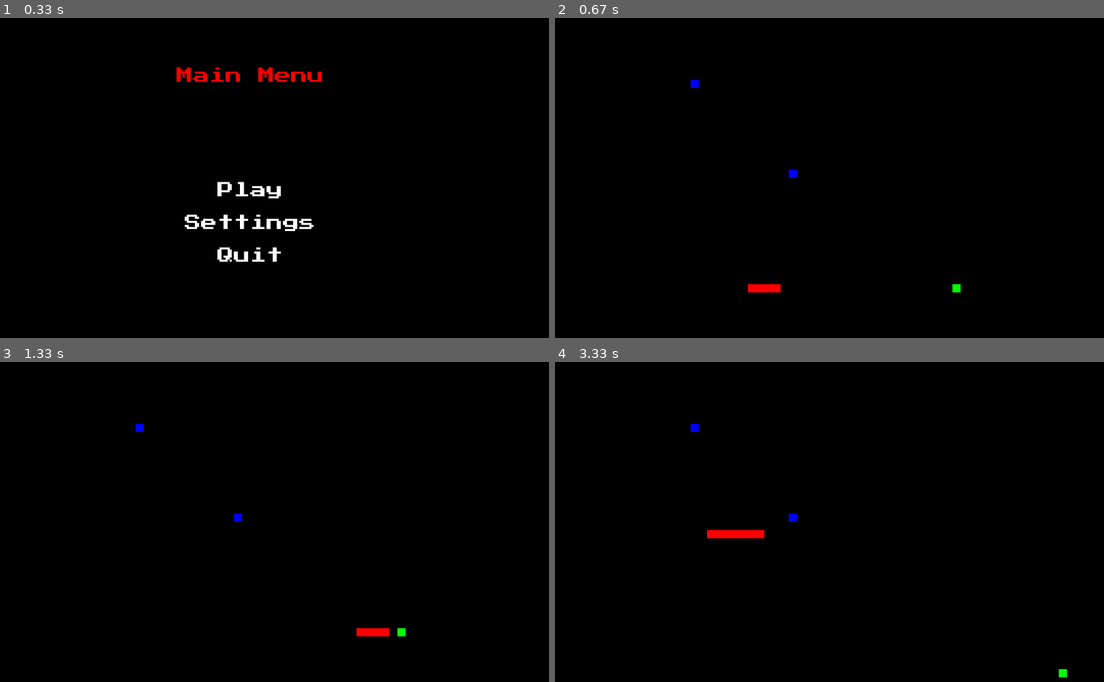
Above: before the commit, frames 1-4 (two rows, left to right).
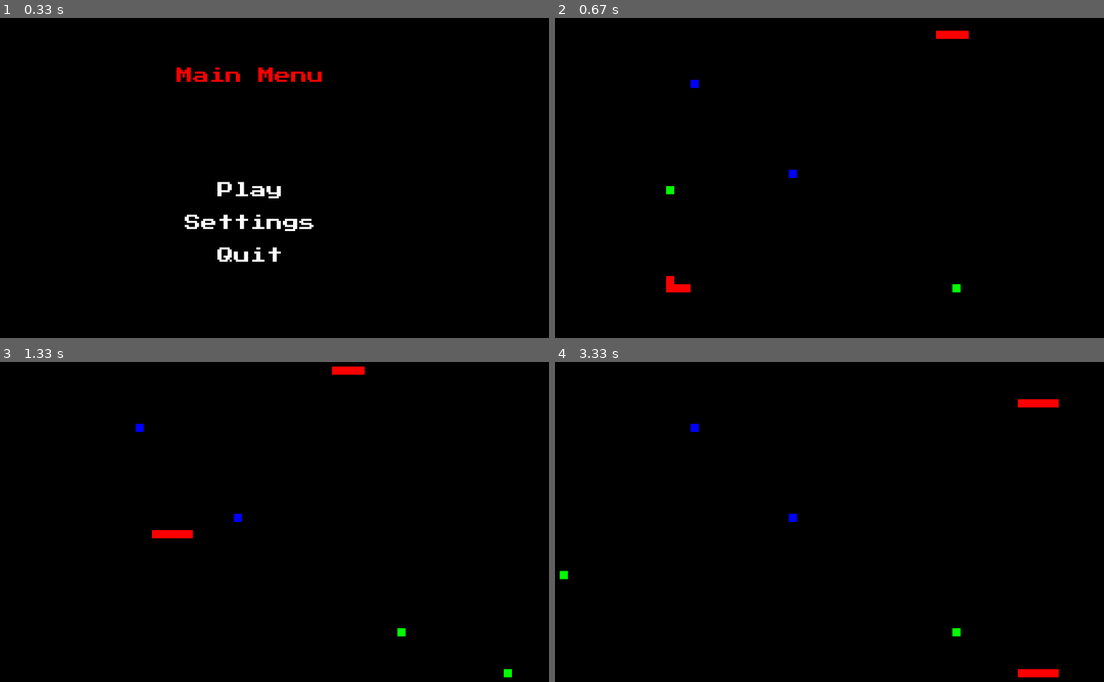
Above: after the commit, the same moments.

Repository: nmurphy101/Pygame2DFramework
Game: pygame game, started from main.py
Two runs of this game, one before a commit and one after it. Both use one fixed random seed, a clock stepped at 60 frames per second and the inputs below.
Inputs (mouse positions are in pixels of both pictures, inside the frame that each line leads up to):
- Up to frame 1 (0.33 s): no input
- Up to frame 2 (0.67 s): click (802, 190) at 0.38 s
- Up to frame 3 (1.33 s): no input
- Up to frame 4 (3.33 s): no input

Frame 1 is identical in both runs. In frame 2, 0.5% of the frame differs, in the area x 20-76%, y 3-86%; in frame 3, 0.6%; in frame 4, 0.8%, in the area x 0-94%, y 11-99%.

Commit message:
Added active garbage collection call to free up memory Modified AI to better deal with portals and not get stuck in a portal target loop Moved some code around to the menus

Diff:
--- a/future_features.txt
+++ b/future_features.txt
@@ -8,10 +8,10 @@
 4. Data structure for objects to optimize collision checking and spawning
     a. "Windows" -> "Chunks" -> "tiles"
 5. Optimize collision checks to be more generic instead of specific so
-   other objects can get their collisions checked.
+   other objects can get their collisions checked. - DONE
 6. Player AI -> Minor #9, #10, #11, #15 - WIP
 7. additional settings
-    - Volume control
+    - Volume control - WIP
     - Window size control
 8. More advanced collision logic for entity interactions
   - like not just killing the other obj when colliding
@@ -21,9 +21,14 @@
 9. immobile enemies
     a. "walls" for future level design
     b. explosive mine
-10. moving enemies - DONE
+10. moving enemies - WIP
+    a. Situational enemy
+    b. Hostile enemy
+    c. Passive enemy - Done
 11. shooting enemies
     a. Only does damage to hit section (tail segment or head)
+    b. loose part of tail for taking damage
+    c. die if hit in the head
 12. consumable-items/pick-ups in level
 13. Level design
     a. Win condition to get to next level (probably reach a certain score)
@@ -47,10 +52,14 @@
         ii. decrease growth amount
         iii. Disalow teleporters
         iv. decrease sight
+    c. Add more complex target acquisition
+        i. to deal with multiple primary targets - WIP
+        ii. to situationally deal with a secondary target - DONE
+
 
 Bugs:
 1. Food was able to spawn onto a portal/tail... That's not right...
-2. The game slows down after awhile with more tail segments
+2. The game slows down after awhile with more tail segments fix performance issues
 
 
 
--- a/pkg/app.py
+++ b/pkg/app.py
@@ -19,6 +19,7 @@
 # import re
 # import queue as q
 # from multiprocessing import Pool, cpu_count, Queue, Process, Manager, Lock
+import gc
 import pygame
 # pylint: disable=no-name-in-module
 from pygame import (
@@ -52,11 +53,11 @@
         mixer.quit()
         mixer.init(44100, -16, 2, 2048)
 
-        UI1 = pygame.mixer.Sound("assets/sounds/8bitsfxpack_windows/UI01.wav")
-        UI2 = pygame.mixer.Sound("assets/sounds/8bitsfxpack_windows/UI02.wav")
-        UI3 = pygame.mixer.Sound("assets/sounds/8bitsfxpack_windows/UI03.wav")
+        UI_1 = pygame.mixer.Sound("assets/sounds/8bitsfxpack_windows/UI01.wav")
+        UI_2 = pygame.mixer.Sound("assets/sounds/8bitsfxpack_windows/UI02.wav")
+        UI_3 = pygame.mixer.Sound("assets/sounds/8bitsfxpack_windows/UI03.wav")
         self.menu_sounds = [
-            UI1, UI2, UI3
+            UI_1, UI_2, UI_3
         ]
 
     def run(self):
@@ -82,6 +83,8 @@
             menu = self.game.play()
             # System/window events to be checked
             self.event_checks(menu)
+            # Free unreferenced memory
+            gc.collect()
             # The game loop FPS
             clock.tick(self.fps)
 
--- a/pkg/snake_game/ai/ai.py
+++ b/pkg/snake_game/ai/ai.py
@@ -73,7 +73,6 @@
             elif entity.pos_y > target[1]:
                 intent = 0
         else:
-            print("Going for second target")
             # Equal, Right, or left  Intent
             if entity.pos_x < entity.secondary_target[0]:
                 intent = 1
@@ -200,7 +199,6 @@
                 dist_oth_portal = math.hypot(entity.target[0] - obj.parent.pos_x, entity.target[1] - obj.parent.pos_y)
                 dist_self = math.hypot(entity.target[0] - entity.pos_x, entity.target[1] - entity.pos_y)
                 if dist_oth_portal < dist_self:
-                    print("Teleport More efficient 1: ", dist_oth_portal, dist_self)
                     if entity.secondary_target:
                         return True
                     else:
@@ -212,7 +210,6 @@
                 dist_oth_portal = math.hypot(entity.target[0] - obj.children[0].pos_x, entity.target[1] - obj.children[0].pos_y)
                 dist_self = math.hypot(entity.target[0] - entity.pos_x, entity.target[1] - entity.pos_y)
                 if dist_oth_portal < dist_self:
-                    print("Teleport More efficient 2: ", dist_oth_portal, dist_self)
                     if entity.secondary_target:
                         return True
                     else:
--- a/pkg/snake_game/entities/entity.py
+++ b/pkg/snake_game/entities/entity.py
@@ -135,6 +135,12 @@
             # Kill self
             self.alive = False
 
+    def grow(self, eaten_obj):
+        pass
+
+    def up_score(self, eaten_obj):
+        pass
+
 
 class Line():
     '''
--- a/pkg/snake_game/game.py
+++ b/pkg/snake_game/game.py
@@ -1,10 +1,10 @@
 #!/usr/bin/env python3
 
 '''
-    Snake Ai
+    Snake Game
     ~~~~~~~~~~
 
-    Its the ai for the snake
+    Defines the game of snake
 
 
     :copyright: (c) 2021 by Nicholas Murphy.
@@ -14,7 +14,6 @@
 
 import os
 import sys
-import time
 # import threading
 # import logging
 # import sys
@@ -152,17 +151,36 @@
 
         # Initilize game objects
         food = Food(self.alpha_screen, self.screen, self.screen_size, self.base_game)
+        food2 = Food(self.alpha_screen, self.screen, self.screen_size, self.base_game)
         # player_snake = Snake(self.alpha_screen, self.screen, self.screen_size, self.base_game, player=True)
         # player_snake.speed = .75
         enemy_snake = Snake(self.alpha_screen, self.screen, self.screen_size, self.base_game)
         enemy_snake.speed = 1
+        enemy_snake2 = Snake(self.alpha_screen, self.screen, self.screen_size, self.base_game)
+        enemy_snake2.speed = 1
         tele_portal = TelePortal(self.alpha_screen, self.screen, self.screen_size, self.base_game)
-        self.obj_dict = {
+        self.obj_dict = { # Order of these objects actually matter
             food.ID: food,
+            food2.ID: food2,
             tele_portal.ID: tele_portal,
             # player_snake.ID: player_snake,
             enemy_snake.ID: enemy_snake,
+            enemy_snake2.ID: enemy_snake2,
         }
+
+    def clean_up(self):
+        '''
+        clean_up
+        ~~~~~~~~~~
+
+        clean_up does stuff
+        '''
+        # Game object list
+        self.obj_dict = {}
+        # AI blackbox
+        self.chosen_ai = DecisionBox()
+        # Menu Obj
+        self.menu = Menu(self)
 
     def collision_checks(self):
         '''
@@ -210,9 +228,9 @@
         '''
         # Collision check between obj1 and other obj2
         if obj1.rect.colliderect(obj2):
-            if (obj1.pos_x, obj1.pos_y) == obj1.secondary_target:
-                print("Resetting secondary target")
+            if obj1.secondary_target:
                 obj1.secondary_target = None
+
             # print(obj1, " Interacting with ", obj2)
             # Do obj2's interaction method
             obj2.interact(obj1)
@@ -257,41 +275,11 @@
         self.menu.menu_option = None
         self.pause_game_music = True
 
-    def toggle_game_music(self):
-        '''
-        toggle_game_music
-        ~~~~~~~~~~
-
-        toggle_game_music does stuff
-        '''
-        self.game_config["settings"]["music"] = not self.game_config["settings"]["music"]
-        with open(self.game_config_file_path, 'w', encoding='utf-8') as _file:
-            json.dump(self.game_config, _file, ensure_ascii=False, indent=4)
-
-    def increase_volume(self):
-        '''
-        increase_volume
-        ~~~~~~~~~~
-
-        increase_volume does stuff
-        '''
-        self.game_config["settings"]["music_volume"] = str(float(self.game_config["settings"]["music_volume"]) + .05)
-        with open(self.game_config_file_path, 'w', encoding='utf-8') as _file:
-            json.dump(self.game_config, _file, ensure_ascii=False, indent=4)
-        pygame.mixer.music.set_volume(float(self.game_config["settings"]["music_volume"]))
-
-    def decrease_volume(self):
-        '''
-        decrease_volume
-        ~~~~~~~~~~
-
-        decrease_volume does stuff
-        '''
-        self.game_config["settings"]["music_volume"] = str(float(self.game_config["settings"]["music_volume"]) - .05)
-        with open(self.game_config_file_path, 'w', encoding='utf-8') as _file:
-            json.dump(self.game_config, _file, ensure_ascii=False, indent=4)
-        pygame.mixer.music.set_volume(float(self.game_config["settings"]["music_volume"]))
-
-
-def psudo_func(name1, name2):
-    pass
+
+def psudo_func():
+    '''
+    psudo_func
+    ~~~~~~~~~~
+
+    psudo_func does stuff
+    '''
--- a/pkg/snake_game/game_config.json
+++ b/pkg/snake_game/game_config.json
@@ -1,7 +1,7 @@
 {
     "settings": {
         "music": true,
-        "music_volume": "0.35000000000000003",
+        "music_volume": "6.938893903907228e-17",
         "effect_volume": ".4",
         "menu_volume": ".4"
     }
--- a/pkg/snake_game/menus/main/main.py
+++ b/pkg/snake_game/menus/main/main.py
@@ -23,6 +23,9 @@
     '''
     # Clear previous frame render
     self.game.screen.fill((0, 0, 0, 0))
+
+    # Clear game objects up to free memory
+    self.game.clean_up()
 
     # Make sure the right menu option is selected
     self.menu_option = 0
--- a/pkg/snake_game/menus/menus.py
+++ b/pkg/snake_game/menus/menus.py
@@ -10,7 +10,8 @@
     :copyright: (c) 2021 by Nicholas Murphy.
     :license: GPLv3, see LICENSE for more details.
 '''
-
+import json
+import pygame
 # pylint: disable=relative-beyond-top-level
 from .main.main import main_menu
 from .pause.pause import pause_menu
@@ -72,3 +73,38 @@
         )
 
         return obj
+
+    def toggle_game_music(self):
+        '''
+        toggle_game_music
+        ~~~~~~~~~~
+
+        toggle_game_music does stuff
+        '''
+        self.game.game_config["settings"]["music"] = not self.game.game_config["settings"]["music"]
+        with open(self.game.game_config_file_path, 'w', encoding='utf-8') as _file:
+            json.dump(self.game.game_config, _file, ensure_ascii=False, indent=4)
+
+    def increase_music_volume(self):
+        '''
+        increase_music_volume
+        ~~~~~~~~~~
+
+        increase_music_volume does stuff
+        '''
+        self.game.game_config["settings"]["music_volume"] = str(float(self.game.game_config["settings"]["music_volume"]) + .05)
+        with open(self.game.game_config_file_path, 'w', encoding='utf-8') as _file:
+            json.dump(self.game.game_config, _file, ensure_ascii=False, indent=4)
+        pygame.mixer.music.set_volume(float(self.game.game_config["settings"]["music_volume"]))
+
+    def decrease_music_volume(self):
+        '''
+        decrease_music_volume
+        ~~~~~~~~~~
+
+        decrease_music_volume does stuff
+        '''
+        self.game.game_config["settings"]["music_volume"] = str(float(self.game.game_config["settings"]["music_volume"]) - .05)
+        with open(self.game.game_config_file_path, 'w', encoding='utf-8') as _file:
+            json.dump(self.game.game_config, _file, ensure_ascii=False, indent=4)
+        pygame.mixer.music.set_volume(float(self.game.game_config["settings"]["music_volume"]))
--- a/pkg/snake_game/menus/sound/sound.py
+++ b/pkg/snake_game/menus/sound/sound.py
@@ -52,9 +52,9 @@
     pygame.display.update()
 
     menu = [
-        (music_obj, self.game.toggle_game_music, self.prev_menu),
-        (volume_up_obj, self.game.increase_volume, self.prev_menu),
-        (volume_down_obj, self.game.decrease_volume, self.prev_menu),
+        (music_obj, self.toggle_game_music, self.prev_menu),
+        (volume_up_obj, self.increase_music_volume, self.prev_menu),
+        (volume_down_obj, self.decrease_music_volume, self.prev_menu),
         (back_obj, self.SettingsMenu, 5),
     ]
 
